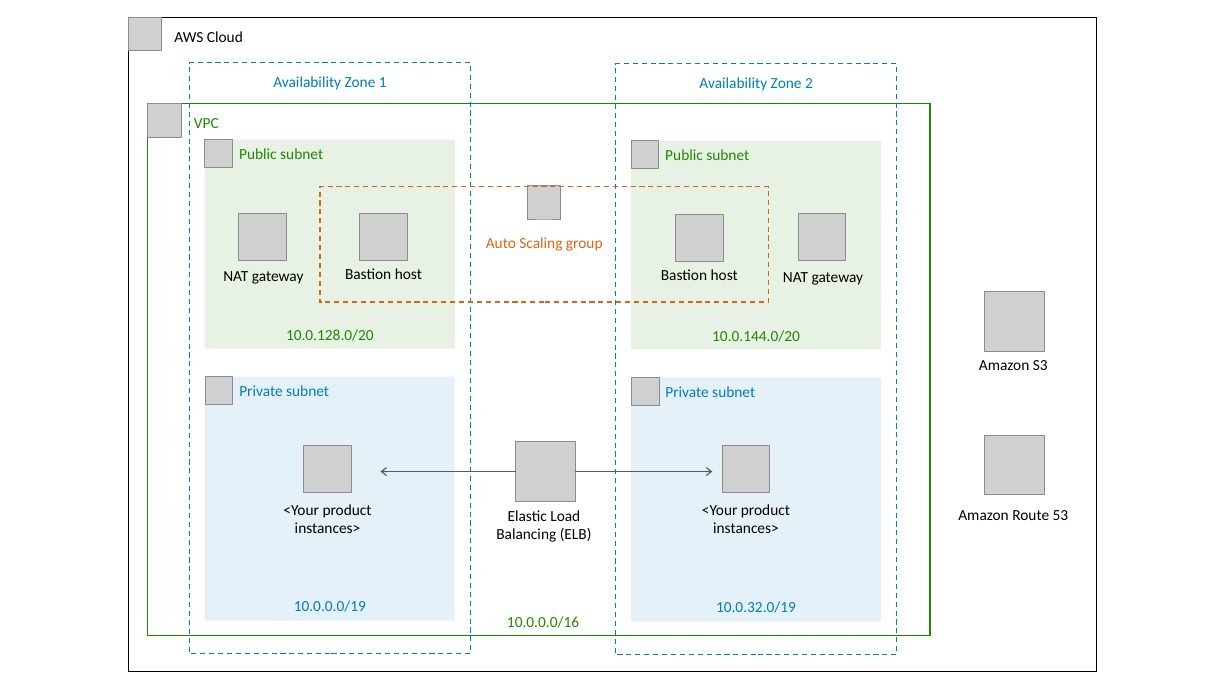
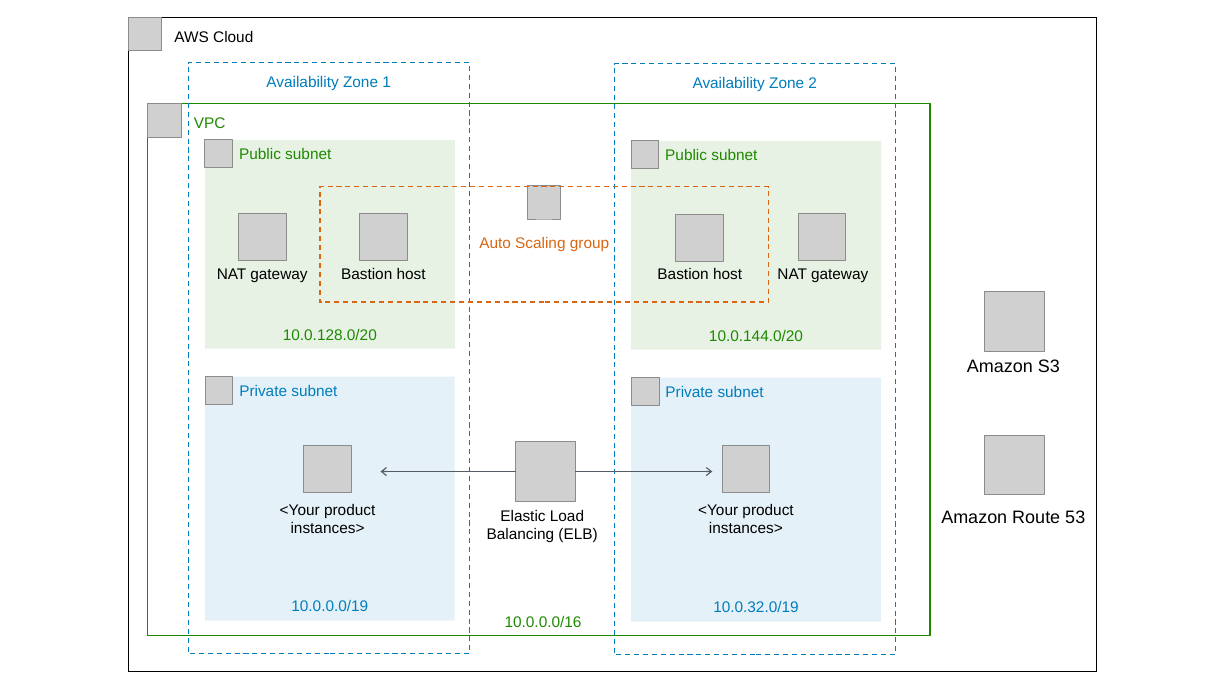
Before and after one commit to aws-quickstart/quickstart-examples, a slide deck: slide 1 of doc/Quick Start architecture diagram.pptx. Drawn at 1232x693 pixels with LibreOffice and Linux fonts; fonts in the diff are those of the drawing; grey boxes stand for pictures. Boxes give left, top, right and bottom in pixels: in the first picture for what was removed or moved away, otherwise in the second. Text is boxed around its words. In the diff, an @@ line names an element or a change of style, - is before the commit and + after.

Commit message:
Update Quick Start architecture diagram.pptx
Changed fonts to Arial: 12 pt in groups, 14 pt for service icons

```diff
--- a/doc/Quick Start architecture diagram.pptx
+++ b/doc/Quick Start architecture diagram.pptx
@@ font Calibri to Arial in 21 elements at [631, 141, 882, 350], [205, 140, 456, 348], [148, 104, 931, 636], [205, 377, 455, 621], [128, 18, 1097, 672], [280, 504, 375, 533], [283, 329, 377, 340], [291, 600, 368, 611], [631, 378, 881, 622], [698, 504, 793, 533], [709, 330, 803, 341], [713, 601, 798, 612], [505, 616, 582, 627], [320, 187, 769, 302], [189, 63, 470, 654], [615, 64, 896, 655], [487, 510, 597, 543], [657, 268, 742, 279], [341, 268, 426, 279], [217, 268, 307, 282], [777, 268, 868, 282] @@
@@ text "Amazon S3" at [967, 359, 1060, 372]: size 12 to 14 pt, font Calibri to Arial @@
@@ text "Elastic Load Balancing (ELB)": place and size @@
-text "Elastic Load Balancing (ELB)" at [496, 510, 592, 542]
+text "Elastic Load Balancing (ELB)" at [487, 510, 597, 543]
@@ text "Amazon Route 53" at [941, 510, 1085, 523]: size 12 to 14 pt, font Calibri to Arial @@
```
